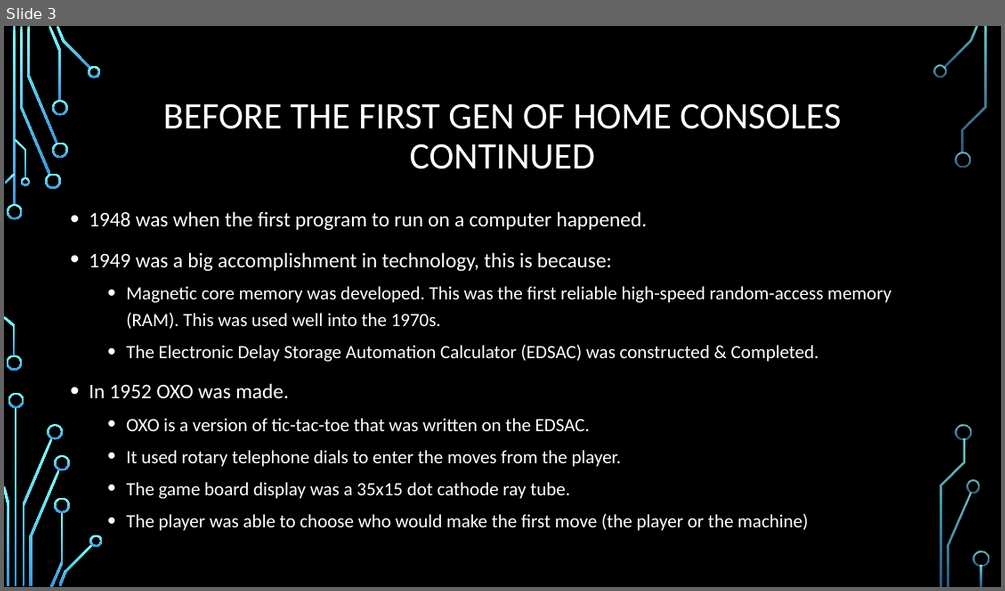
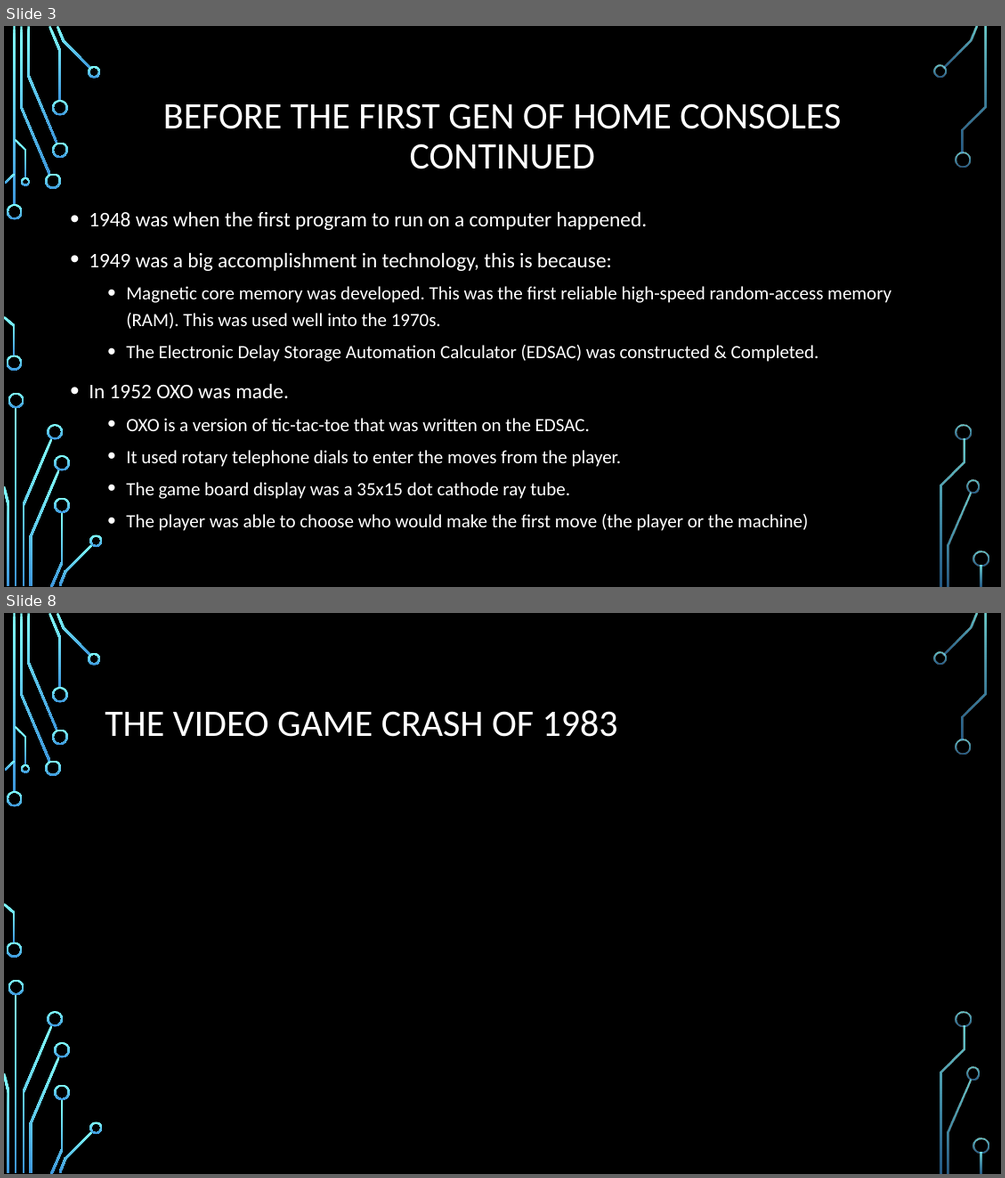
Before and after one commit to Stampard0/Assessments, a slide deck: Informational Technology (Game Design)/Part 1 Redo/Cluster - Introduction to Game Design/AT04/AT04 Video Game History By Richard Pountney.pptx. Shown one above the other, each under a label of ours: slide 3 before the commit, slides 3 and 8 after it; the slides between them are not shown. The pictures are 1005x591 and 1005x1178 pixels, drawn with LibreOffice and Linux fonts; fonts in the diff are those of the drawing; background and template pictures are left out. Boxes give left, top, right and bottom in pixels: in the first picture for what was removed or moved away, otherwise in the second. Text is boxed around its words. In the diff, an @@ line names an element or a change of style, - is before the commit and + after.

```diff
--- a/Informational Technology (Game Design)/Part 1 Redo/Cluster - Introduction to Game Design/AT04/AT04 Video Game History By Richard Pountney.pptx
+++ b/Informational Technology (Game Design)/Part 1 Redo/Cluster - Introduction to Game Design/AT04/AT04 Video Game History By Richard Pountney.pptx
@@ slide 8 added at (4, 613, 1001, 1174), background picture (left out); not listed: 36 template elements that a slide beside it also shows @@
@@ title added at (105, 710, 618, 737), 36 pt, text #FFFFFF @@
+THE VIDEO GAME CRASH OF 1983
```
Also in this commit, not shown: 2 slides changed, 10 other slides added.
